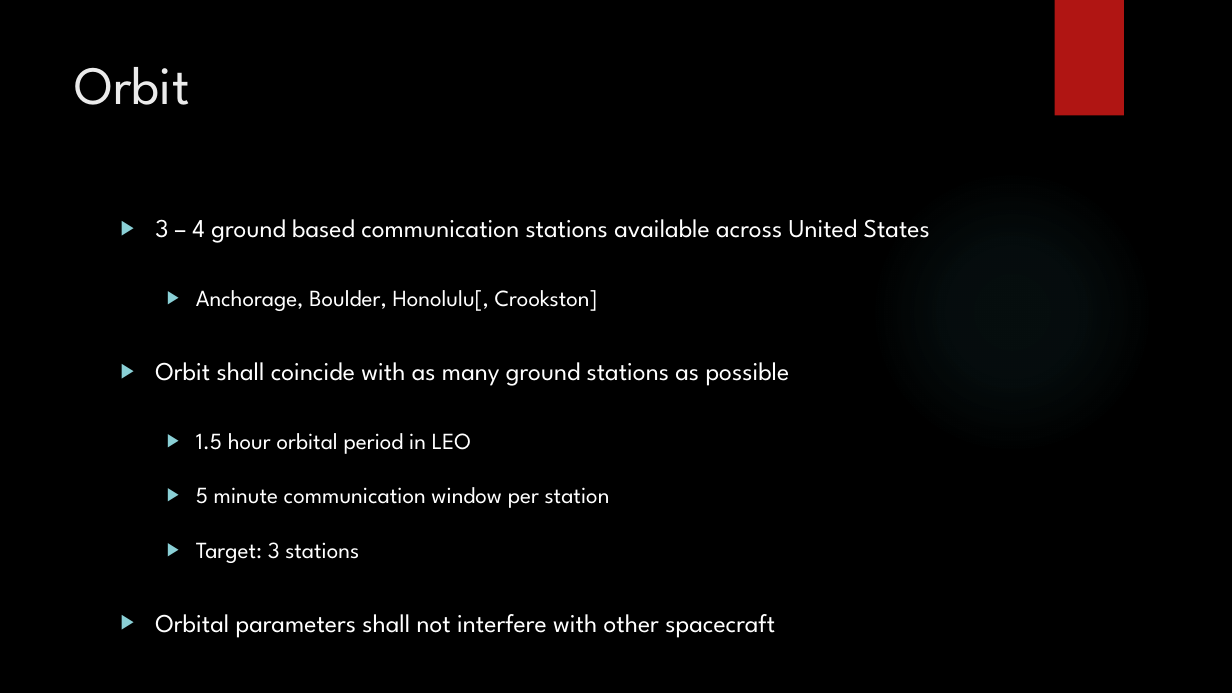
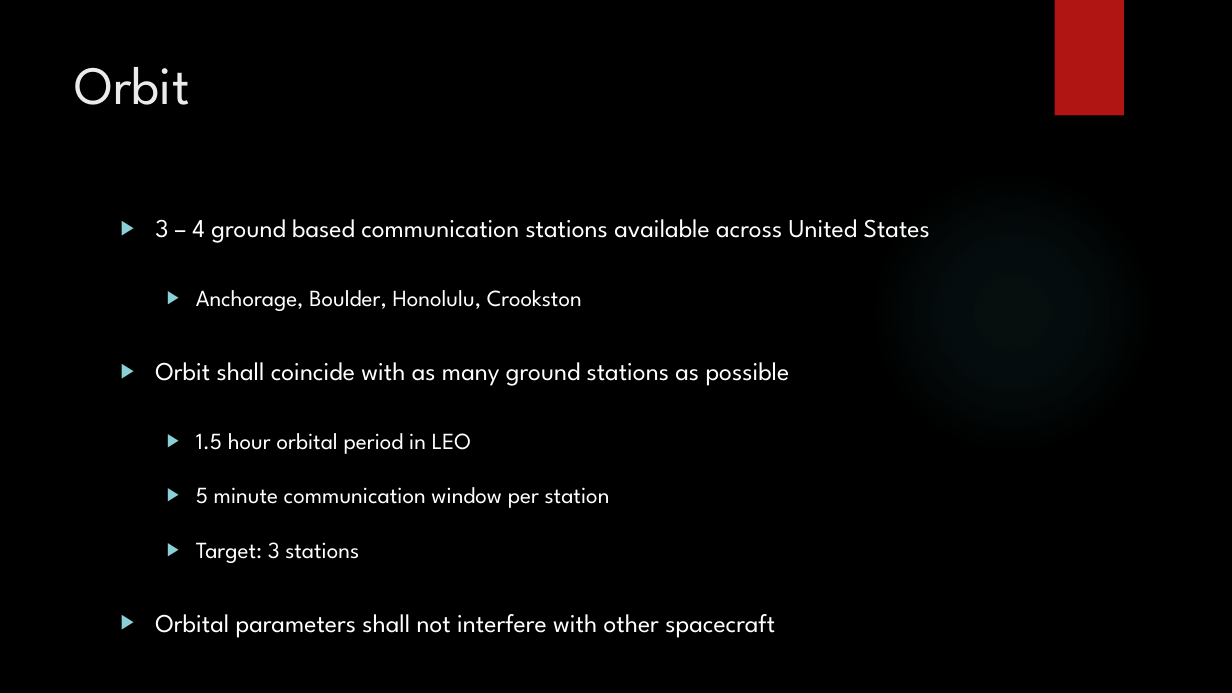
Before and after one commit to HASP-UMN/CubeSat, a slide deck: slide 17 of Presentations/PDR_Presentation.pptx. Drawn at 1232x693 pixels with LibreOffice and Linux fonts; fonts in the diff are those of the drawing; background and template pictures are left out. Boxes give left, top, right and bottom in pixels: in the first picture for what was removed or moved away, otherwise in the second. Text is boxed around its words. In the diff, an @@ line names an element or a change of style, - is before the commit and + after.

```diff
--- a/Presentations/PDR_Presentation.pptx
+++ b/Presentations/PDR_Presentation.pptx
@@ text at box(196, 290, 582, 311): text changed @@
-  ▶ Anchorage, Boulder, Honolulu[, Crookston]
+  ▶ Anchorage, Boulder, Honolulu, Crookston
```
Also in this commit, not shown: 2 other slides changed.
